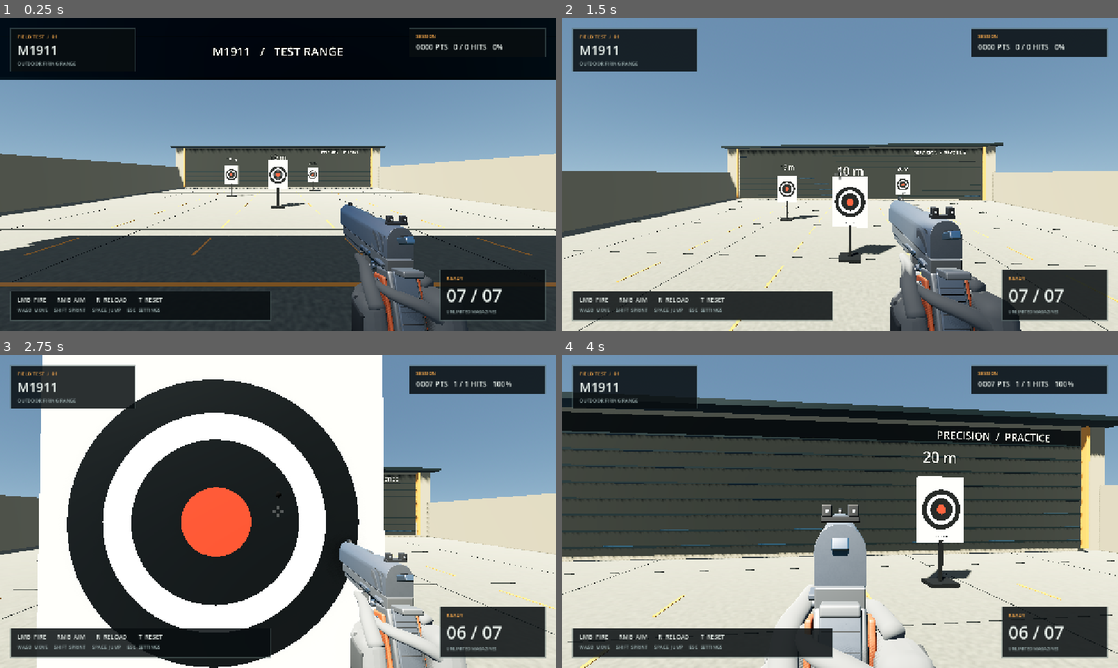
Above: before the commit, frames 1-4 (two rows, left to right).
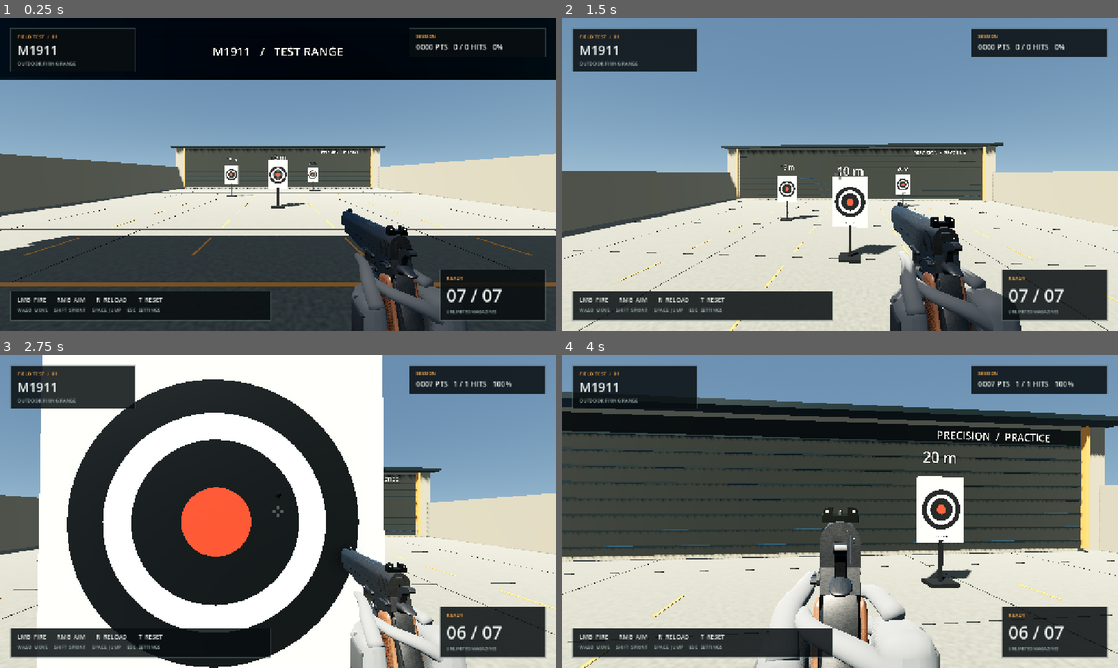
Above: after the commit, the same moments.

Repository: shien0zero-ai/tst-game-real
Game: Godot game, scene res://scenes/main.tscn
The game is run twice, just before and just after one commit, with the same random seed, the same clock (stepped at 60 frames per second) and the same inputs.
Inputs (mouse positions are in pixels of both pictures, inside the frame that each line leads up to):
- Up to frame 1 (0.25 s): no input
- Up to frame 2 (1.5 s): move the mouse to (867, 174) at 0.52 s; hold Right mouse button (aim) 0.53-1.28 s; hold W (move_forward) from 0.53 s (still down); tap Space (jump) at 0.77 s; move the mouse to (812, 174) at 1.27 s; right-click (812, 174) at 1.35 s
- Up to frame 3 (2.75 s): keep holding W (move_forward); tap Space (jump) at 1.52 s; move the mouse to (289, 505) at 2.02 s; press the mouse at (289, 505) at 2.03 s; right-click (289, 505) at 2.3 s
- Up to frame 4 (4 s): keep holding W (move_forward); move the mouse to (834, 517) at 2.77 s; release the mouse at (834, 517) at 2.78 s; tap Shift (sprint) at 2.85 s; tap Space (jump) at 3.02, 3.77 s; right-click (834, 517) at 3.05 s; move the mouse to (878, 514) at 3.52 s; hold Right mouse button (aim) from 3.53 s (still down)

The runs differ from the first frame. In frame 1, 2.8% of the frame differs, in the area x 61-77%, y 58-100%; in frame 2, 3.6%; in frame 3, 2.9%; in frame 4, 5.4%, in the area x 34-68%, y 47-100%.

Commit message:
Rebuild M1911 exterior with reference-based profiles and PBR materials

Diff:
--- a/scenes/player.tscn
+++ b/scenes/player.tscn
@@ -34,9 +34,10 @@
 [node name="WeaponRig" type="Node3D" parent="Head/Camera3D"]
 position = Vector3(0.2, -0.12, -0.34)
 script = ExtResource("2_weapon")
-aim_position = Vector3(0, -0.044, -0.25)
+aim_position = Vector3(0, -0.028071, -0.25)
 
 [node name="M1911Visual" parent="Head/Camera3D/WeaponRig" instance=ExtResource("3_visual")]
+rotation = Vector3(-0.017441, 0, 0)
 scale = Vector3(1.35, 1.35, 1.35)
 
 [node name="Hands" parent="Head/Camera3D/WeaponRig" instance=ExtResource("7_hands")]
Binary file changed: assets/models/m1911_frame.glb
Binary file removed: assets/models/m1911_frame_weapon_steel_albedo.png
Binary file removed: assets/models/m1911_frame_weapon_steel_normal.png
Binary file removed: assets/models/m1911_frame_weapon_steel_roughness.png
Binary file changed: assets/models/m1911_grip.glb
Binary file removed: assets/models/m1911_grip_weapon_steel_albedo.png
Binary file removed: assets/models/m1911_grip_weapon_steel_normal.png
Binary file removed: assets/models/m1911_grip_weapon_steel_roughness.png
Not shown, removed: assets/models/m1911_grip_weapon_steel_roughness.png.import
Binary file removed: assets/models/m1911_grip_weapon_walnut_albedo.png
Binary file removed: assets/models/m1911_grip_weapon_walnut_normal.png
Binary file removed: assets/models/m1911_grip_weapon_walnut_roughness.png
(and 46 more such lines)
